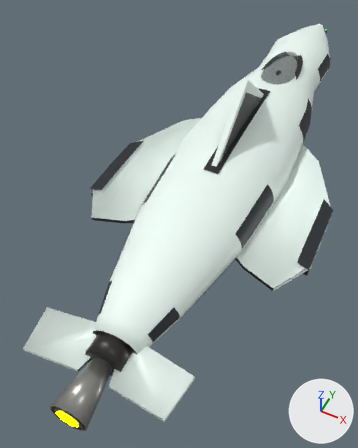
What one commit did to the glTF model ThoriumGap_JS/models/Ship_Orca_29300.glb.
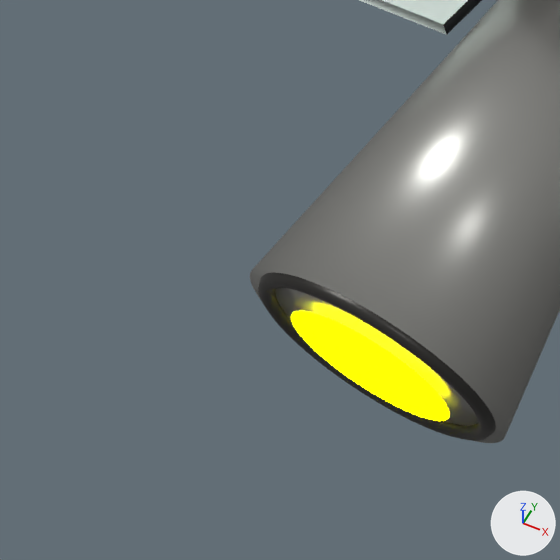
The first picture shows the older version from a camera (50 mm lens) standing at (1.78, -5.68, 4.88) and looking at (-0.35, -1.42, -0.45). The close-ups show the older and then the newer version on the part from 4% to 26% of the width and 82% to 100% of the height of that picture. Only the edits that show in the close-ups are written down. Lighting does not change. The marker at lower right points along +X, +Y and +Z. Where no turn or scale is listed for an object, it has been applied to the vertices.

Before the edit, the objects in view are built like this:
```python
ob_enginebell_mainlargeburnishednozzle = bpy.data.objects.new('EngineBell_MainLargeBurnishedNozzle', me_enginebell_mainlargeburnishednozzle_mesh)
ob_enginebell_mainlargeburnishednozzle.location = (0.0, -4.214, 0.0)
ob_engineemitter = bpy.data.objects.new('EngineEmitter', me_engineemitter)
ob_engineemitter.location = (0.0, 0.0, 0.0)
ob_enginelip_maindarknozzlerim = bpy.data.objects.new('EngineLip_MainDarkNozzleRim', me_enginelip_maindarknozzlerim_mesh)
ob_enginelip_maindarknozzlerim.location = (0.0, -4.537, 0.0)
# also in view: 'TailFluke_Left_SweptAftStabilizer' at (-0.5, -3.78, 0.02)
```
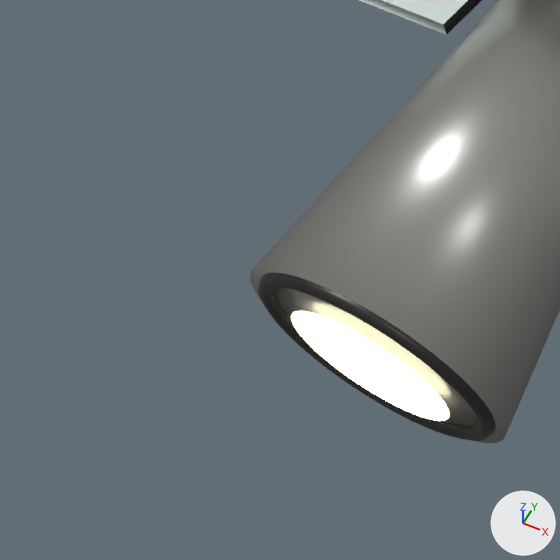
The change, as a diff of the scene's bpy script:
```diff
--- a/ThoriumGap_JS/models/Ship_Orca_29300.glb.py
+++ b/ThoriumGap_JS/models/Ship_Orca_29300.glb.py
@@ mat_engineglow @@
 mat_engineglow.roughness = 1.0
-mat_engineglow.emission_color = (1.0, 1.0, 0.0)  # yellow #ffff00
+mat_engineglow.emission_color = (0.62, 0.57, 0.4)  # beige #cec7aa
 mat_engineglow.emission_strength = 5.0
```

Where the change shows, as pixel boxes (x1, y1, x2, y2) in the close-ups (560 x 560 px):
'EngineEmitter', recoloured (yellow to beige): (291, 311, 450, 421) in both
